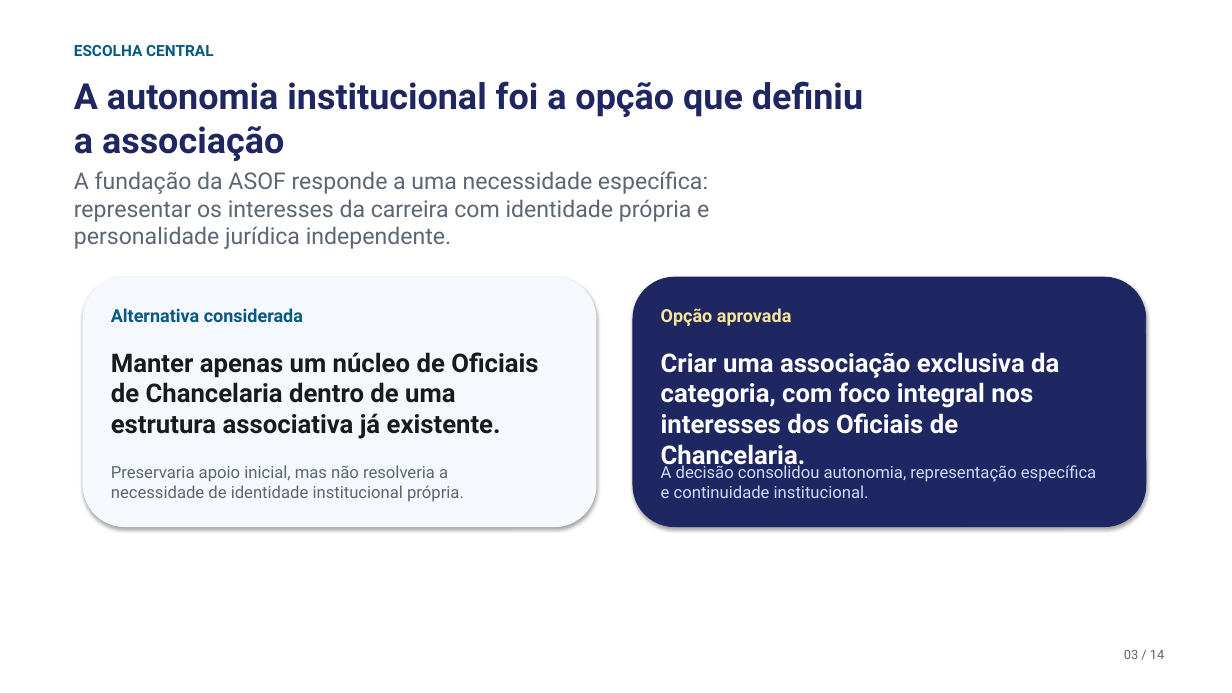
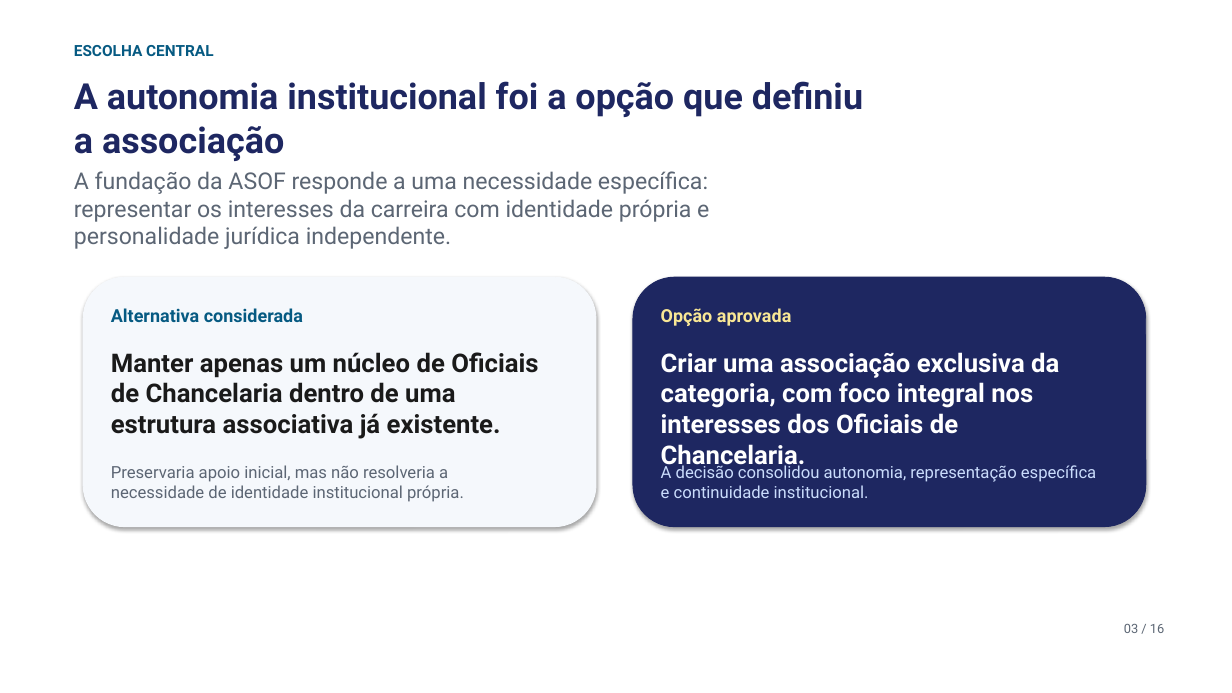
Before and after one commit to prof-ramos/onboard-asof, a slide deck: slide 3 of presentation/onboard-asof.pptx. Drawn at 1232x693 pixels with LibreOffice and Linux fonts; fonts in the diff are those of the drawing. Boxes give left, top, right and bottom in pixels: in the first picture for what was removed or moved away, otherwise in the second. Text is boxed around its words. In the diff, an @@ line names an element or a change of style, - is before the commit and + after.

```diff
--- a/presentation/onboard-asof.pptx
+++ b/presentation/onboard-asof.pptx
@@ text at <box>1124,624,1164,633</box>: text changed @@
-03 / 14
+03 / 16
```
Also in this commit, not shown: 13 other slides changed, 2 slides added, 1 other file.
